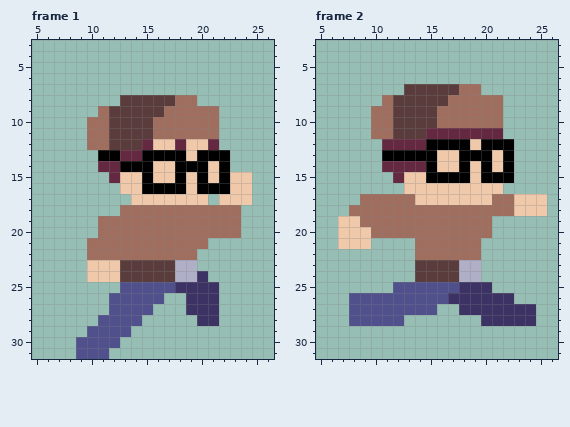
A pixel-art file gets an edit: Game/SPRITES/Player/JUMP/Jump_Right.aseprite. This is how it looked before the edit.
32x32 pixels, 4 frames. Shown: frame 1: x 5..26, y 3..31; frame 2: x 5..26, y 3..31. The commit also changed other frames, which this record leaves out.
The result:
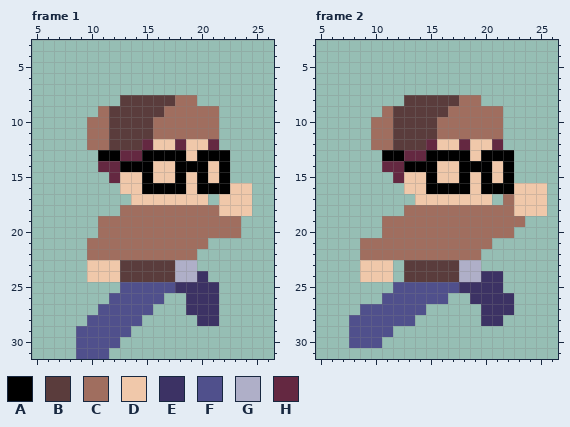
Palette (. is transparent): A #000000  B #5a3c3c  C #a06e5f  D #f0c8aa  E #3c3264  F #50508c  G #afafc8  H #642841
Changes in this commit:
--- frame 1, layers "Shirt", "Pants"
@@ x 20..26 @@
 14 ADA....
-15 ADADD..
+15 ADA....
 16 AAADD..
 17 D.DDD..
-18 CCCC...
+18 CCDDD..
 19 CCCC...
@@ x 7..13 @@
 26 .....FF
-27 .....FF
-28 ....FFF
-29 ...FFFF
+27 ....FFF
+28 ...FFFF
+29 ..FFFFF
 30 ..FFFF.
--- frame 2, layers "Shirt", "Pants"
@@ x 5..26 @@
  6 ......................
- 7 ........BBBBBCC.......
- 8 ......CBBBBBCCCCC.....
- 9 .....CCBBBBCCCCCC.....
+ 7 ......................
+ 8 ........BBBBBCC.......
+ 9 ......CBBBBBCCCCC.....
 10 .....CCBBBBCCCCCC.....
-11 .....CCBBBHHHHHHH.....
-12 ......HHHHAAAADAAA....
-13 ......AAAAADDAAADA....
-14 ......HHHHADDADADA....
-15 .......HDDAAAADAAA....
-16 ........DDDDDDDDD.....
-17 ....CCCCCDDDDDDDCCDDD.
-18 ...CCCCCCCCCCCCCCCDDD.
-19 ..DDCCCCCCCCCCCC......
-20 ..DDDCCCCCCCCCCC......
-21 ..DDD....CCCCCC.......
-22 .........CCCCCC.......
-23 .........BBBBGG.......
-24 .........BBBBGG.......
-25 .......FFFFFFEEE......
-26 ...FFFFFFFFFEEEEEE....
-27 ...FFFFFFFF..EEEEEEE..
-28 ...FFFFF.......EEEEE..
-29 ......................
-30 ......................
+11 .....CCBBBBCCCCCC.....
+12 .....CCBBBHDDHDDH.....
+13 ......AAHHAAAADAAA....
+14 ......HHAAADDAAADA....
+15 .......HDDADDADADA....
+16 ........DDAAAADAAADDD.
+17 .........DDDDDDD.CDDD.
+18 ........CCCCCCCCCCDDD.
+19 ......CCCCCCCCCCCCC...
+20 ......CCCCCCCCCCCC....
+21 ....CCCCCCCCCCCC......
+22 ....CCCCCCCCCCC.......
+23 ....DDD.BBBBBGG.......
+24 ....DDD.BBBBBGGEE.....
+25 .......FFFFFFEEEE.....
+26 ......FFFFFF..EEEE....
+27 ....FFFFFF.....EEE....
+28 ...FFFFFF......EE.....
+29 ...FFFF...............
+30 ...FFF................
 31 ......................
Pixel boxes of the changes (left, top, right, bottom) in both pictures:
changed: (219, 172, 252, 216)
added: (76, 304, 109, 337)
changed: (338, 84, 547, 348)
